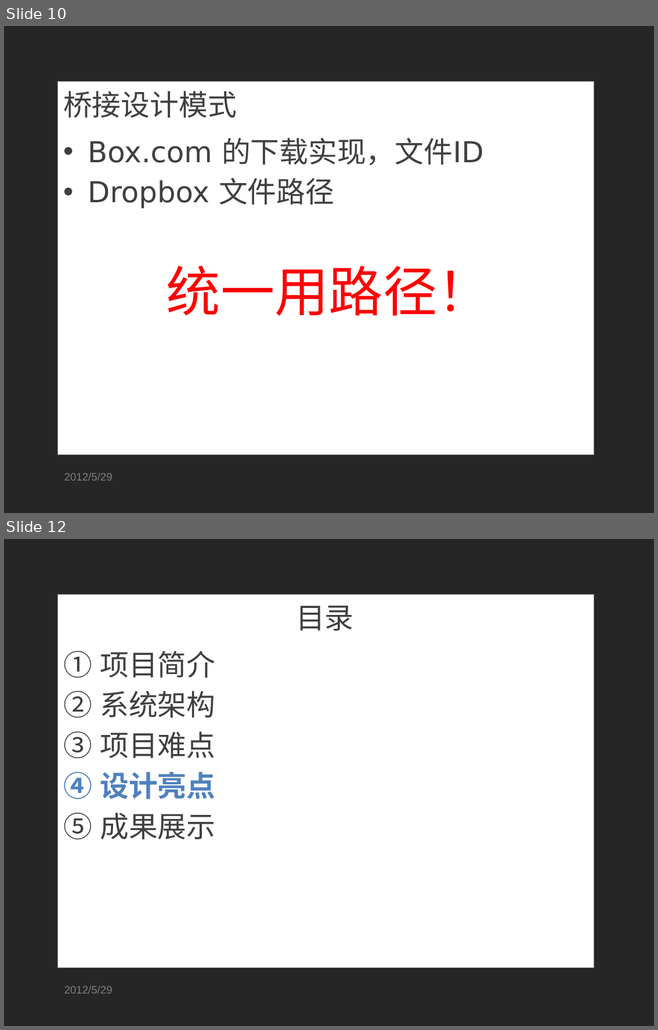
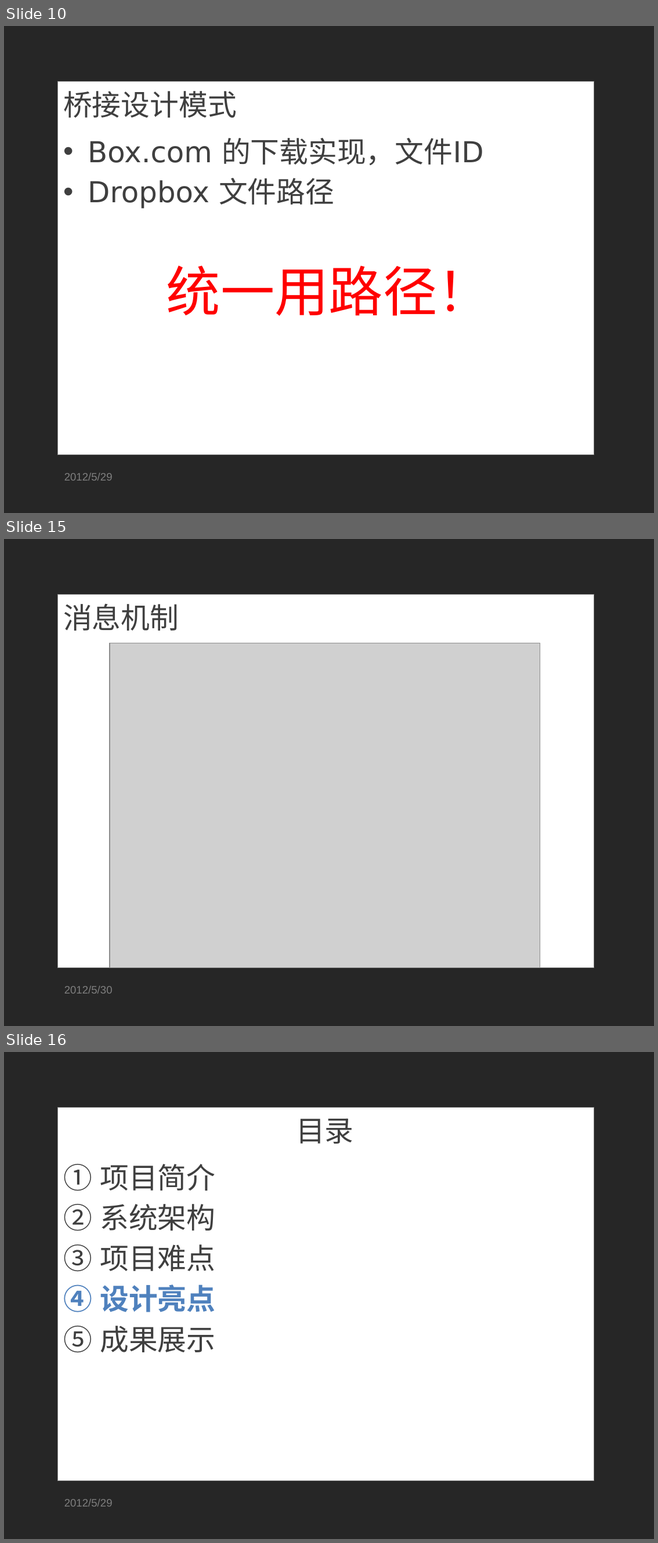
Before and after one commit to SoSkyrim/ricky-tan, a slide deck: work/毕业设计_答辩.pptx. Shown one above the other, each under a label of ours: slides 10 and 12 before the commit, slides 10, 15 and 16 after it; the slides between them are not shown. The pictures are 658x1030 and 658x1543 pixels, drawn with LibreOffice and Linux fonts; fonts in the diff are those of the drawing; grey boxes stand for pictures; background and template pictures are left out. Boxes give left, top, right and bottom in pixels: in the first picture for what was removed or moved away, otherwise in the second. Text is boxed around its words. In the diff, an @@ line names an element or a change of style, - is before the commit and + after.

```diff
--- a/work/毕业设计_答辩.pptx
+++ b/work/毕业设计_答辩.pptx
@@ slide 15 added at [4,539,654,1026], background picture (left out); not listed: 1 template element that a slide beside it also shows @@
@@ title added at [63,603,179,631], 32 pt, text #3F3F3F @@
+消息机制
@@ picture added at [109,643,540,968] @@
@@ text added at [64,986,112,994], 12 pt, text #7F7F7F @@
+2012/5/30
@@ what was slide 12 is now slide 16 @@
```
Also in this commit, not shown: 3 slides changed, 3 other slides added, 1 slide removed.
